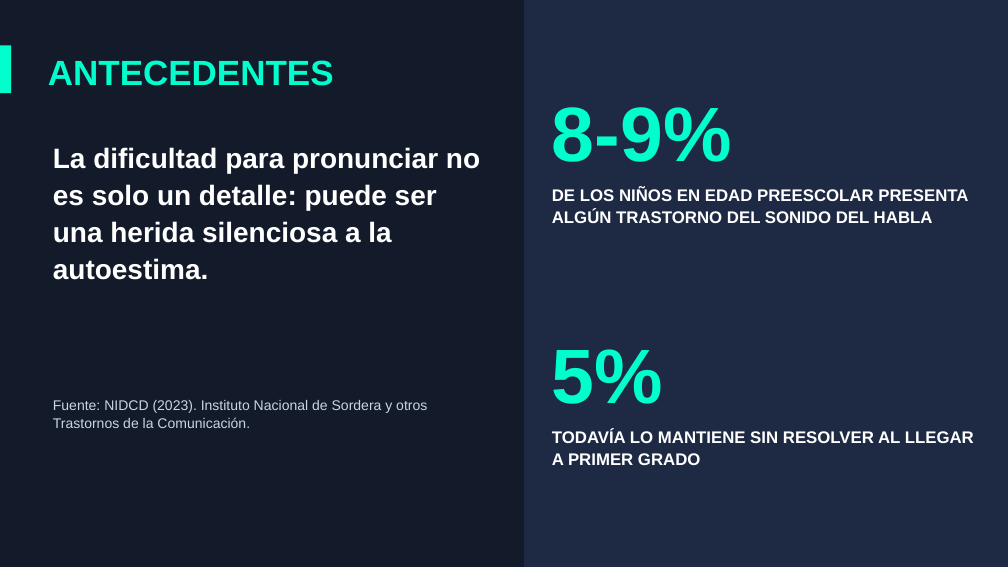
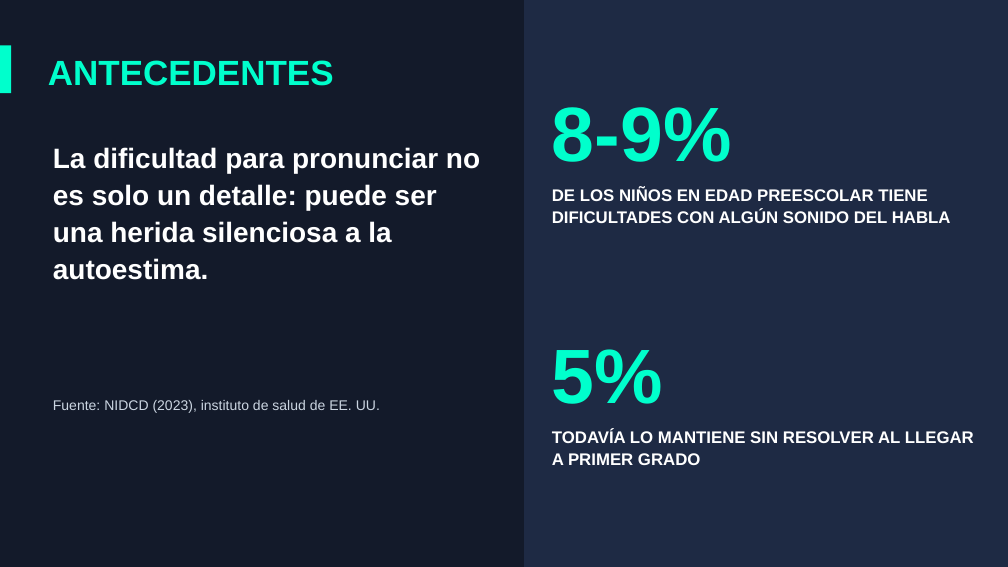
Before and after one commit to David-Code404/FonoKids, a slide deck: slide 2 of documentacion/presentacion/FonoKids - IA para la pronunciación infantil.pptx. Drawn at 1008x567 pixels with LibreOffice and Linux fonts; fonts in the diff are those of the drawing. Boxes give left, top, right and bottom in pixels: in the first picture for what was removed or moved away, otherwise in the second. Text is boxed around its words. In the diff, an @@ line names an element or a change of style, - is before the commit and + after.

```diff
--- a/documentacion/presentacion/FonoKids - IA para la pronunciación infantil.pptx
+++ b/documentacion/presentacion/FonoKids - IA para la pronunciación infantil.pptx
@@ text at <box>552,188,951,223</box>: text changed @@
-DE LOS NIÑOS EN EDAD PREESCOLAR PRESENTA ALGÚN TRASTORNO DEL SONIDO DEL HABLA
+DE LOS NIÑOS EN EDAD PREESCOLAR TIENE DIFICULTADES CON ALGÚN SONIDO DEL HABLA
@@ text at <box>53,400,380,413</box>: text changed @@
-Fuente: NIDCD (2023). Instituto Nacional de Sordera y otros Trastornos de la Comunicación.
+Fuente: NIDCD (2023), instituto de salud de EE. UU.
```
Also in this commit, not shown: 5 other slides changed, 2 slides added, 1 slide removed.
